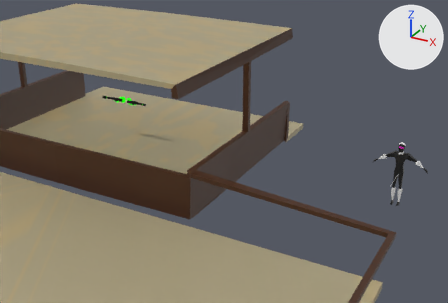
Renders of the glTF model blender/finger.glb from each side of a commit.
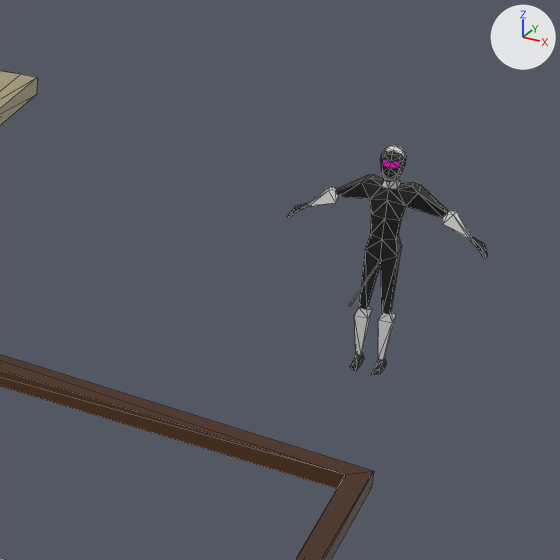
Old and new are each drawn from a camera (50 mm lens) standing at (13.46, -16.98, 8.95) and looking at (5.37, -2.27, 1.6) and again close up on the part from 65% to 100% of the width and 34% to 85% of the height. Arrows for +X, +Y and +Z are at upper right; the lights stay in place. The close-ups show mesh edges as thin lines. Where no turn or scale is listed for an object, it has been applied to the vertices. Vertices at the same position are counted once.

The older version as bpy lines, for what is in view:
```python
mat_white_people_be_like = principled_material('white people be like')
mat_white_people_be_like.base_color = (0.8, 0.8, 0.8)  # white #e7e7e7
me_cube_002 = bpy.data.meshes.new('Cube.002')
me_cube_002.from_pydata(...)  # 196 vertices, 408 faces; spans x -10.9..10.9, y -21.0..4.9, z -0.2..4.2
# faces by material slot: [142, 266]
me_cube_002.materials.append(mat_wall_2)  # picture img_wall
me_cube_002.materials.append(mat_wood)  # brown #46250f
me_cube_004 = bpy.data.meshes.new('Cube.004')
me_cube_004.from_pydata(...)  # 173 vertices, 342 faces; spans x -0.81..0.81, y -0.18..0.13, z 0.01..2.0
# faces by material slot: [212, 126, 4]
me_cube_004.materials.append(mat_black_people_be_like)  # black #191919
me_cube_004.materials.append(mat_white_people_be_like)  # white #e7e7e7
me_cube_004.materials.append(mat_pink_people_be_like)  # pink #e700c7
ob_enemy_chaser = bpy.data.objects.new('enemy chaser', me_cube_004)
ob_enemy_chaser.location = (10.0, 0.0, 0.0)
ob_shooting_range = bpy.data.objects.new('shooting_range', me_cube_002)
ob_shooting_range.location = (0.0, 0.0, 0.0)
```
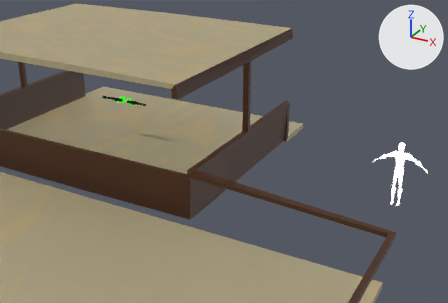
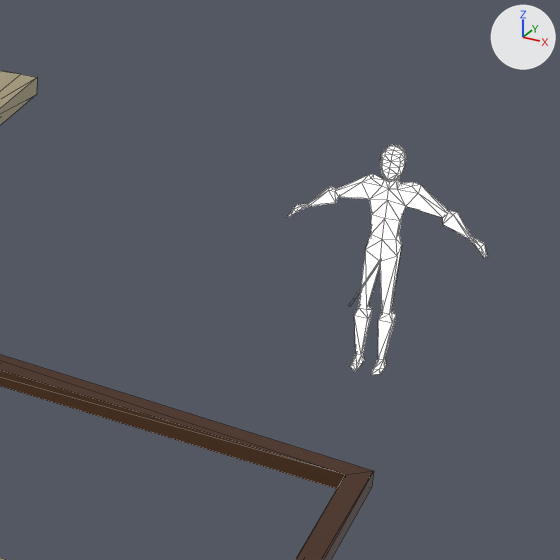
The change, as a list of edits to the scene's bpy script:
```text
Change mat_white_people_be_like:
    add mat_white_people_be_like.emission_strength = 1.0
Change me_cube_004:
    where me_cube_004.from_pydata(...)  # 173 vertices, 342 faces; spans x -0.81..0.81, y -0.18..0.13, z 0.01..2.0
    used by ob_enemy_chaser; location = (10.0, 0.0, 0.0)
    me_cube_004 part 1: 212 faces spanning x -0.81..0.81, y -0.18..0.11, z 0.01..1.98 switch from mat_black_people_be_like (black #191919) to mat_white_people_be_like (white #e7e7e7)
    me_cube_004 part 2: 4 faces spanning x -0.07..0.07, y -0.15..-0.11, z 1.85..1.9 switch from mat_pink_people_be_like (pink #e700c7) to mat_white_people_be_like (white #e7e7e7)
    me_cube_004 part 3: the surface is now shaded smooth
```

What differs and where, as boxes [x1, y1, x2, y2] in the close-ups (560 x 560 px):
'enemy chaser', surface changed
    both: [287, 145, 488, 375]
part 1 of me_cube_004, recoloured (black to white)
    both: [287, 151, 488, 375]
part 2 of me_cube_004, recoloured
    both: [382, 159, 400, 168]
